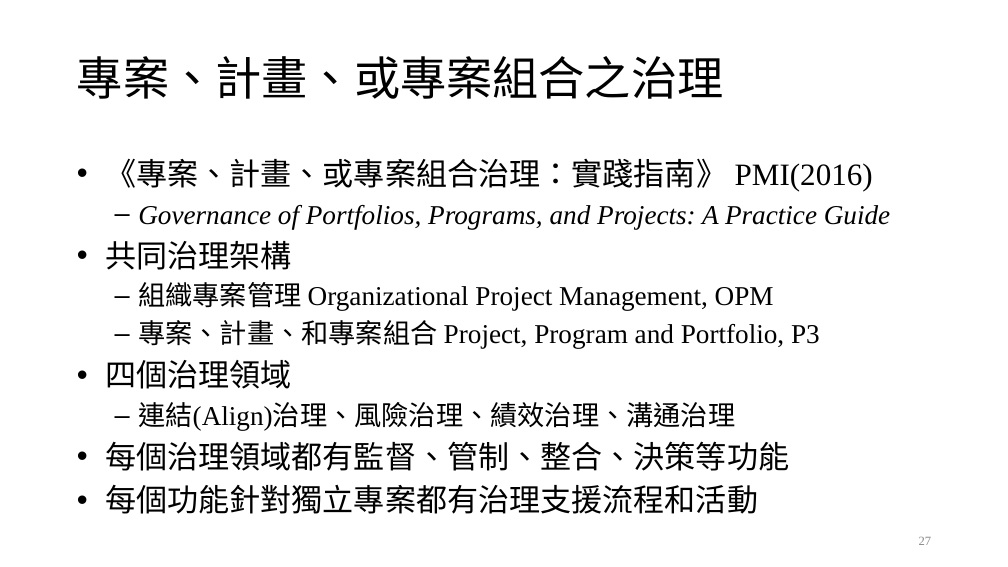
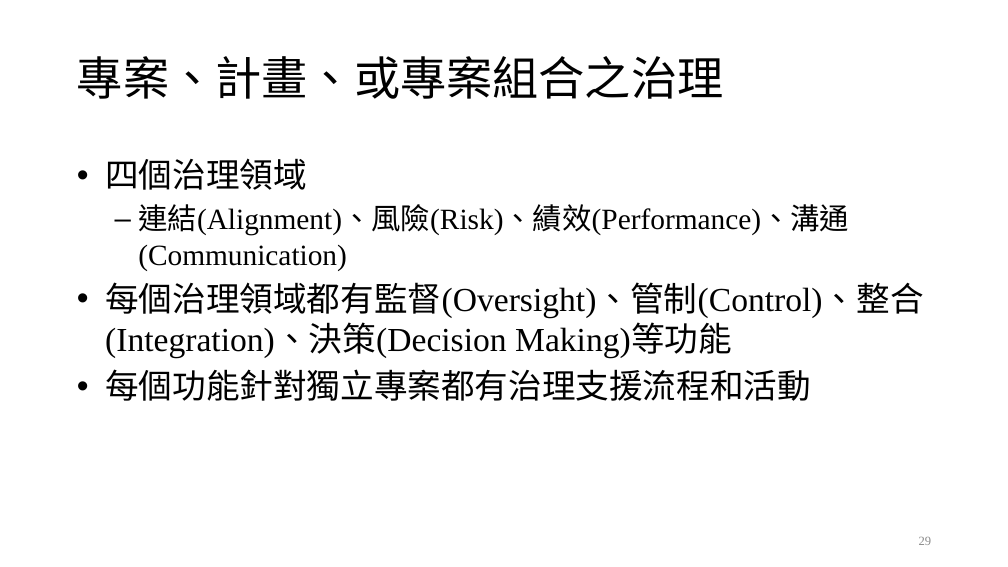
Before and after one commit to ywdeng/uscojywdeng, a slide deck: slide 29 of src/assets/1091/ProjectManagement/CH02/02.pptx (slide 27 before the commit). Drawn at 1008x567 pixels with LibreOffice and Linux fonts; fonts in the diff are those of the drawing. Boxes give left, top, right and bottom in pixels: in the first picture for what was removed or moved away, otherwise in the second. Text is boxed around its words. In the diff, an @@ line names an element or a change of style, - is before the commit and + after.

```diff
--- a/src/assets/1091/ProjectManagement/CH02/02.pptx
+++ b/src/assets/1091/ProjectManagement/CH02/02.pptx
@@ text at [105,159,890,349]: paragraphs removed @@
-• 《專案、計畫、或專案組合治理：實踐指南》 PMI(2016)
-  – Governance of Portfolios, Programs, and Projects: A Practice Guide
-• 共同治理架構
-  – 組織專案管理 Organizational Project Management, OPM
-  – 專案、計畫、和專案組合 Project, Program and Portfolio, P3
@@ text at [105,158,811,401]: size 29.6 to 32 pt in "四個治理領域", "每個功能針對獨立專案都有治理支援流程和活動" @@
@@ text at [105,204,923,358]: text changed; size 25.9 to 32 pt @@
-  – 連結(Align)治理、風險治理、績效治理、溝通治理
-• 每個治理領域都有監督、管制、整合、決策等功能
+  – 連結(Alignment)、風險(Risk)、績效(Performance)、溝通(Communication)
+• 每個治理領域都有監督(Oversight)、管制(Control)、整合(Integration)、決策(Decision Making)等功能
@@ page number at [919,537,932,545]: text changed @@
-27
+29
```
Also in this commit, not shown: 12 other slides changed, 7 slides added, 2 slides removed, 3 other files.
